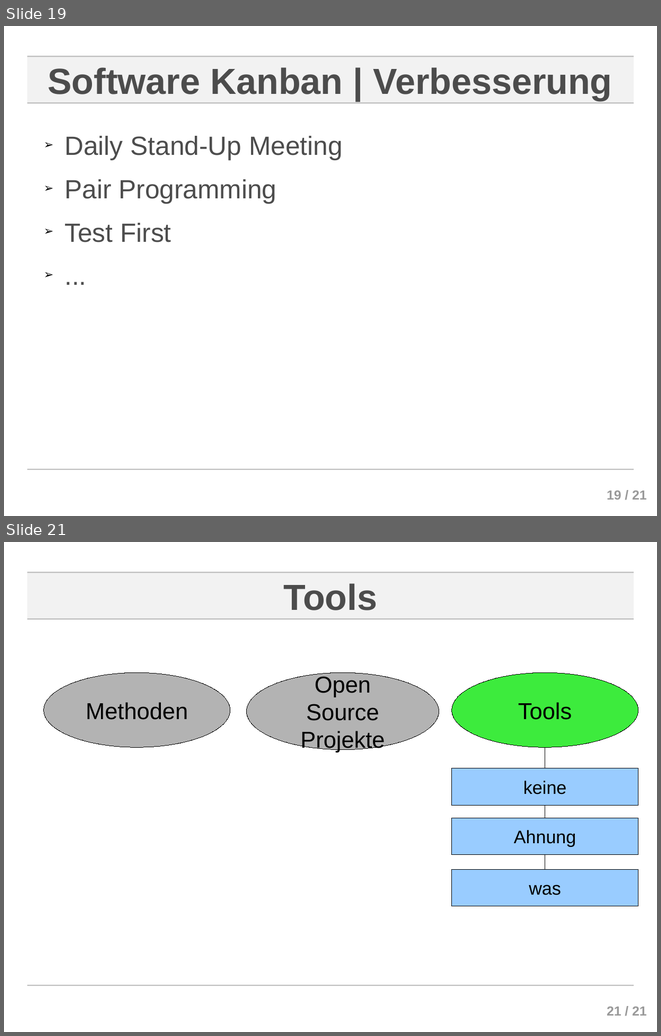
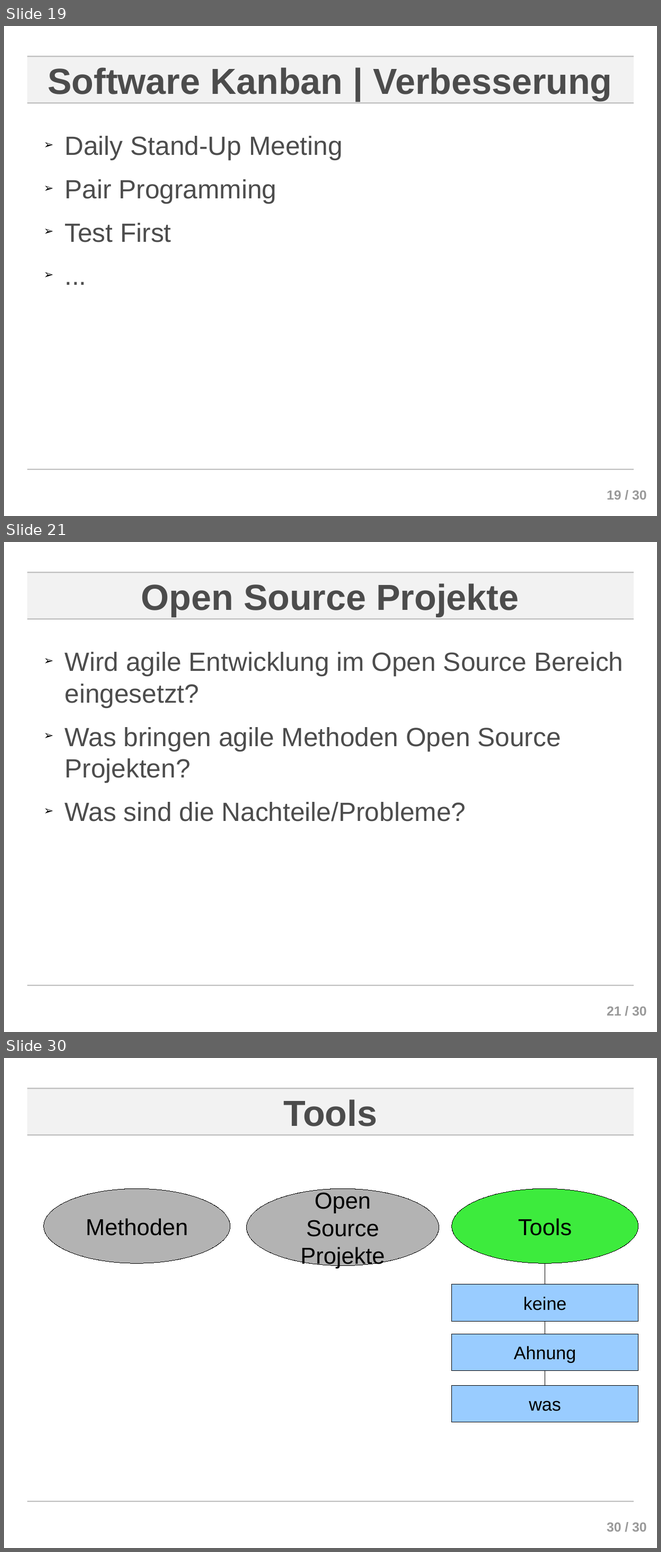
Before and after one commit to ChornHulio/sweSeminar, a slide deck: presentation/Agile Softwareentwicklung.odp. Shown one above the other, each under a label of ours: slides 19 and 21 before the commit, slides 19, 21 and 30 after it; the slides between them are not shown. The pictures are 661x1036 and 661x1552 pixels, drawn with LibreOffice and Linux fonts; fonts in the diff are those of the drawing; background and template pictures are left out. Boxes give left, top, right and bottom in pixels: in the first picture for what was removed or moved away, otherwise in the second. Text is boxed around its words. In the diff, an @@ line names an element or a change of style, - is before the commit and + after.

```diff
--- a/presentation/Agile Softwareentwicklung.odp
+++ b/presentation/Agile Softwareentwicklung.odp
@@ slide 21 added at box(4, 542, 657, 1032), background #FFFFFF; not listed: 5 template elements that a slide beside it also shows @@
@@ title added at box(141, 583, 519, 616), 44 pt, text #4C4C4C, bold @@
+Open Source Projekte
@@ text added at box(64, 652, 623, 821), 32 pt, text #4C4C4C @@
+➢ Wird agile Entwicklung im Open Source Bereich eingesetzt?
+➢ Was bringen agile Methoden Open Source Projekten?
+➢ Was sind die Nachteile/Probleme?
@@ page number at box(607, 490, 647, 499): text changed @@
-19 / 21
+19 / 30
@@ what was slide 21 is now slide 30 @@
@@ page number at box(607, 1522, 647, 1531): text changed @@
-21 / 21
+30 / 30
```
Also in this commit, not shown: 1 slide changed, 8 other slides added.
